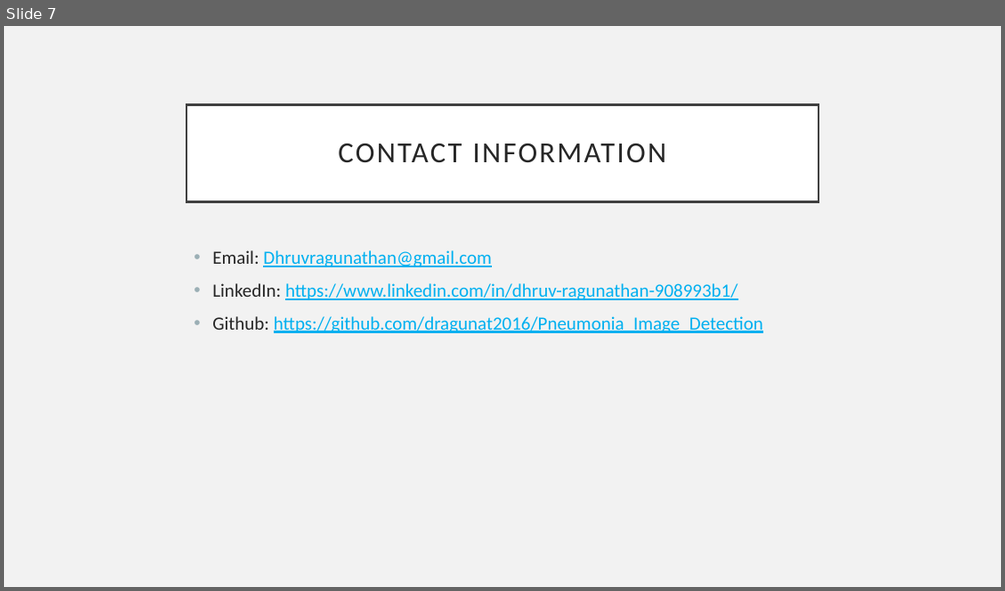
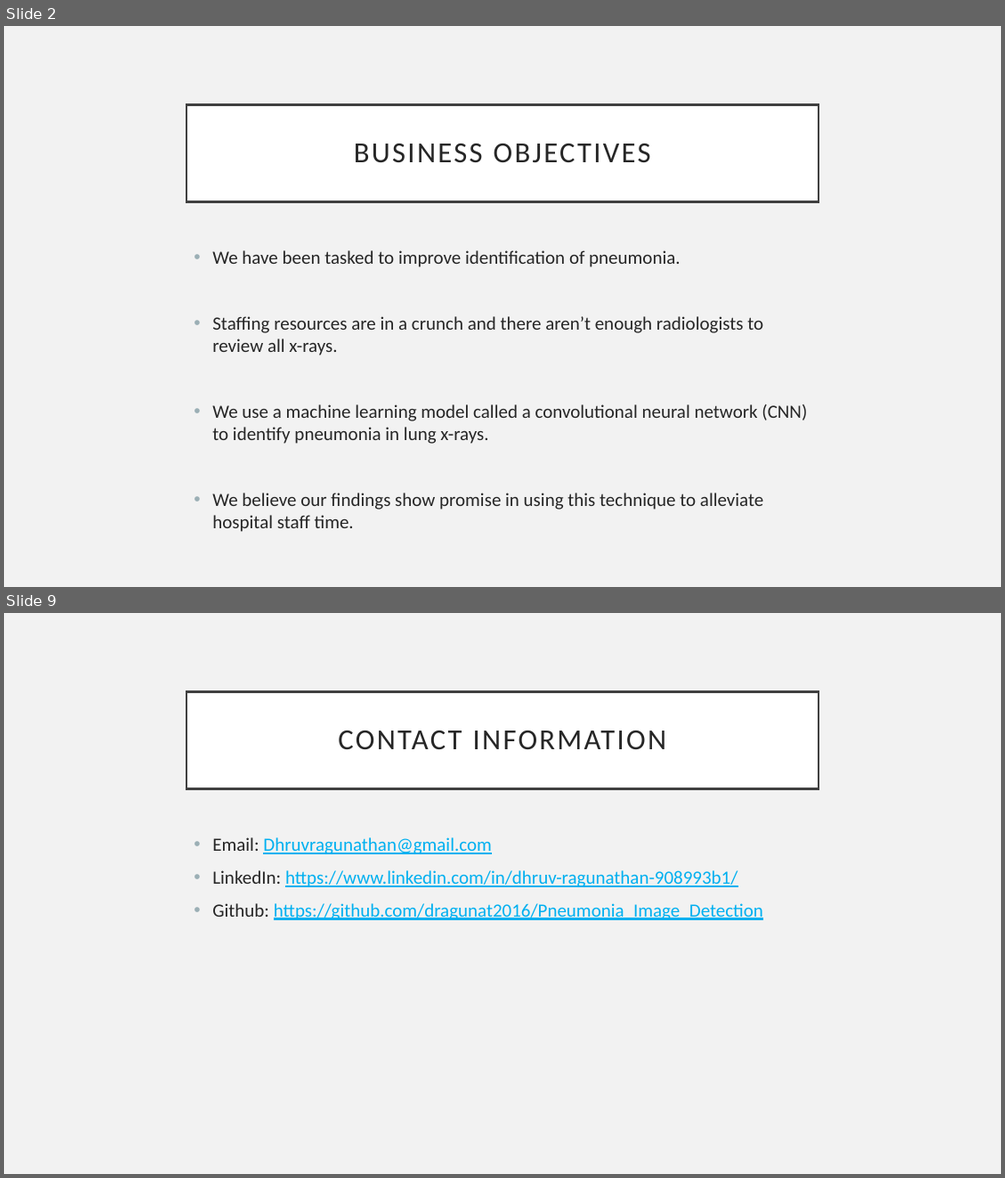
Before and after one commit to dragunat2016/Pneumonia_Image_Detection, a slide deck: Presentation/Presentation.pptx. Shown one above the other, each under a label of ours: slide 7 before the commit, slides 2 and 9 after it; the slides between them are not shown. The pictures are 1005x591 and 1005x1178 pixels, drawn with LibreOffice and Linux fonts; fonts in the diff are those of the drawing. Boxes give left, top, right and bottom in pixels: in the first picture for what was removed or moved away, otherwise in the second. Text is boxed around its words. In the diff, an @@ line names an element or a change of style, - is before the commit and + after.

```diff
--- a/Presentation/Presentation.pptx
+++ b/Presentation/Presentation.pptx
@@ slide 2 added at [4, 26, 1001, 587], background #F2F2F2 @@
@@ title added at [186, 104, 818, 201], fill #FFFFFF, outline #404040 2.5 pt, 28 pt, text #262626 @@
+BUSINESS OBJECTIVES
@@ text added at [212, 250, 807, 532], 18 pt, text #262626 @@
+• We have been tasked to improve identification of pneumonia.
+• Staffing resources are in a crunch and there aren’t enough radiologists to review all x-rays.
+• We use a machine learning model called a convolutional neural network (CNN) to identify pneumonia in lung x-rays.
+• We believe our findings show promise in using this technique to alleviate hospital staff time.
@@ what was slide 7 is now slide 9 @@
```
Also in this commit, not shown: 4 slides changed, 3 other slides added, 2 slides removed, 5 other files.
